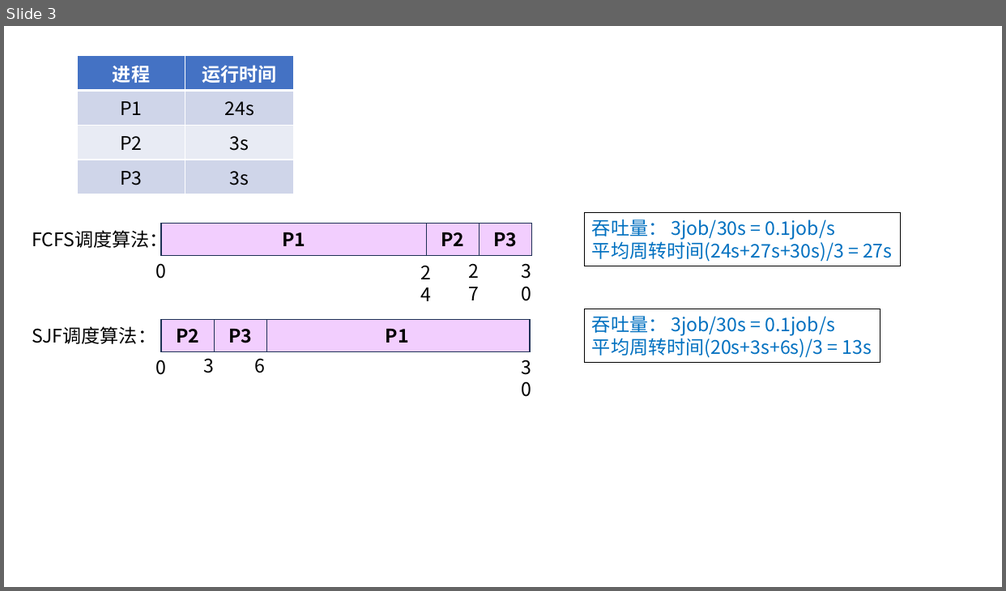
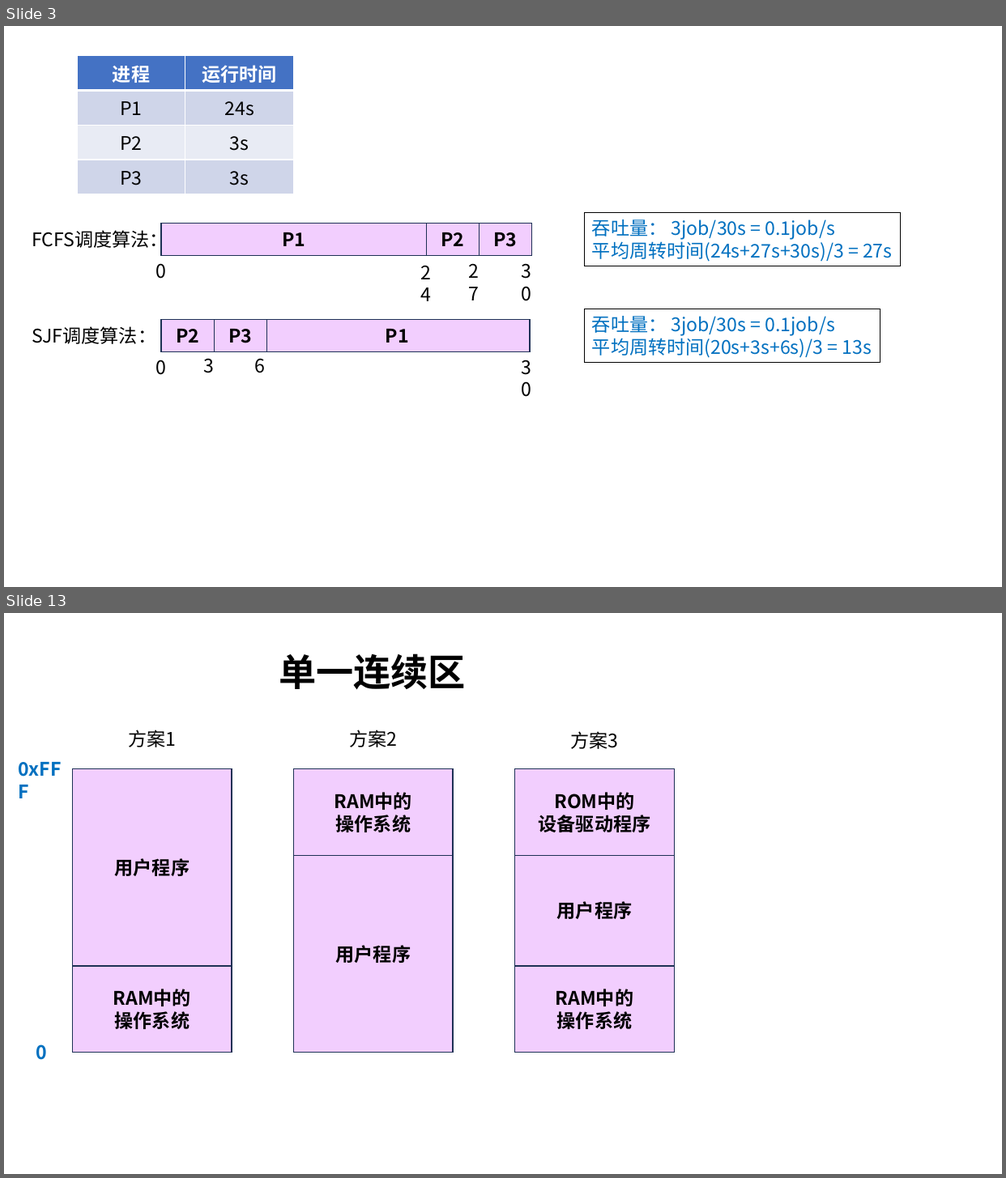
Before and after one commit to guofei9987/pictures_for_blog, a slide deck: computer/操作系统.pptx. Shown one above the other, each under a label of ours: slide 3 before the commit, slides 3 and 13 after it; the slides between them are not shown. The pictures are 1006x591 and 1006x1178 pixels, drawn with LibreOffice and Linux fonts; fonts in the diff are those of the drawing. Boxes give left, top, right and bottom in pixels: in the first picture for what was removed or moved away, otherwise in the second. Text is boxed around its words. In the diff, an @@ line names an element or a change of style, - is before the commit and + after.

```diff
--- a/computer/操作系统.pptx
+++ b/computer/操作系统.pptx
@@ slide 13 added at [4,613,1002,1174], background #FFFFFF @@
@@ group added at [10,653,675,1060]: 7 rectangles, 6 texts @@
+用户程序
+RAM中的
+操作系统
+0xFFF
+0
+用户程序
+RAM中的
+操作系统
+用户程序
+RAM中的
+操作系统
+ROM中的
+设备驱动程序
+方案1
+方案2
+方案3
+单一连续区
```
Also in this commit, not shown: 1 slide changed, 13 other slides added, 1 other file.
